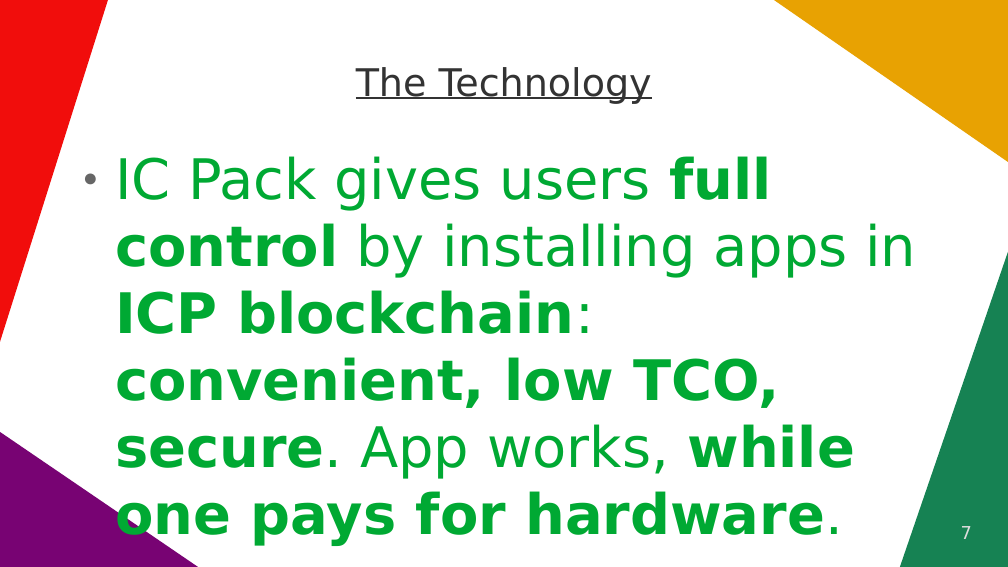
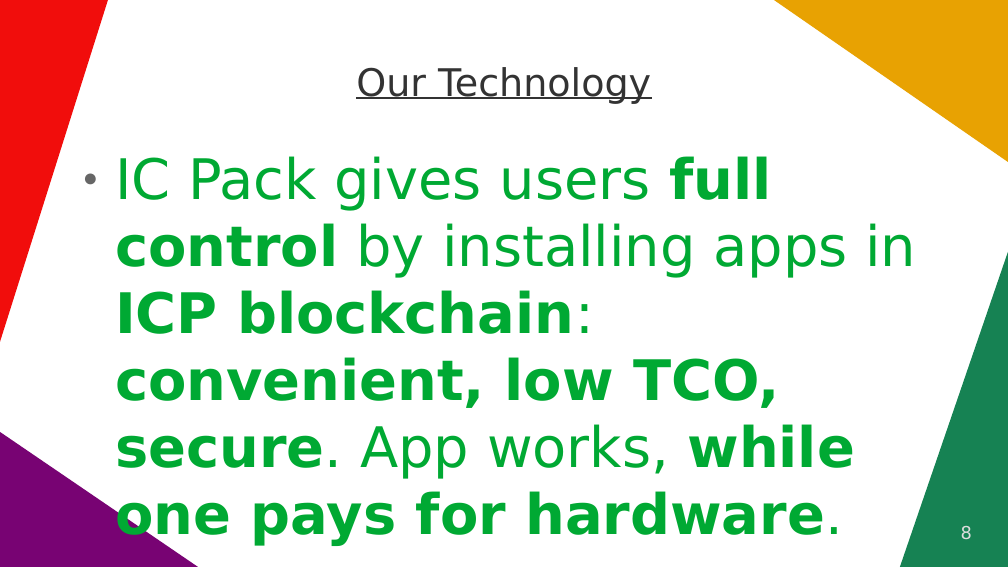
Before and after one commit to vporton/icp-package-manager, a slide deck: slide 8 of docs/long-pitchdeck.odp (slide 7 before the commit). Drawn at 1008x567 pixels with LibreOffice and Linux fonts; fonts in the diff are those of the drawing. Boxes give left, top, right and bottom in pixels: in the first picture for what was removed or moved away, otherwise in the second. Text is boxed around its words. In the diff, an @@ line names an element or a change of style, - is before the commit and + after.

```diff
--- a/docs/long-pitchdeck.odp
+++ b/docs/long-pitchdeck.odp
@@ title at [356, 67, 651, 104]: text changed @@
-The Technology
+Our Technology
@@ page number at [961, 526, 972, 539]: text changed @@
-7
+8
```
Also in this commit, not shown: 1 slide added, 1 other file.
